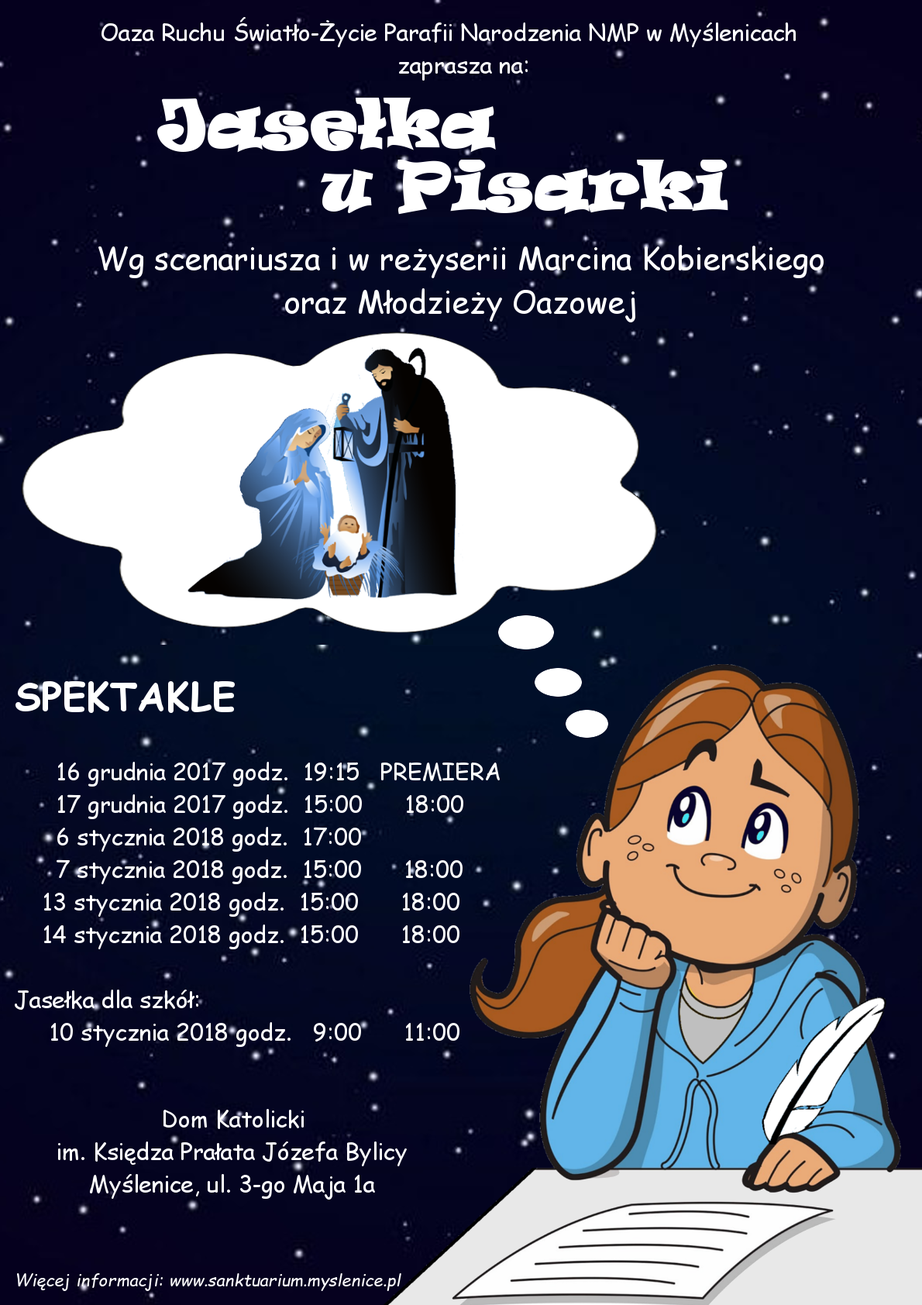
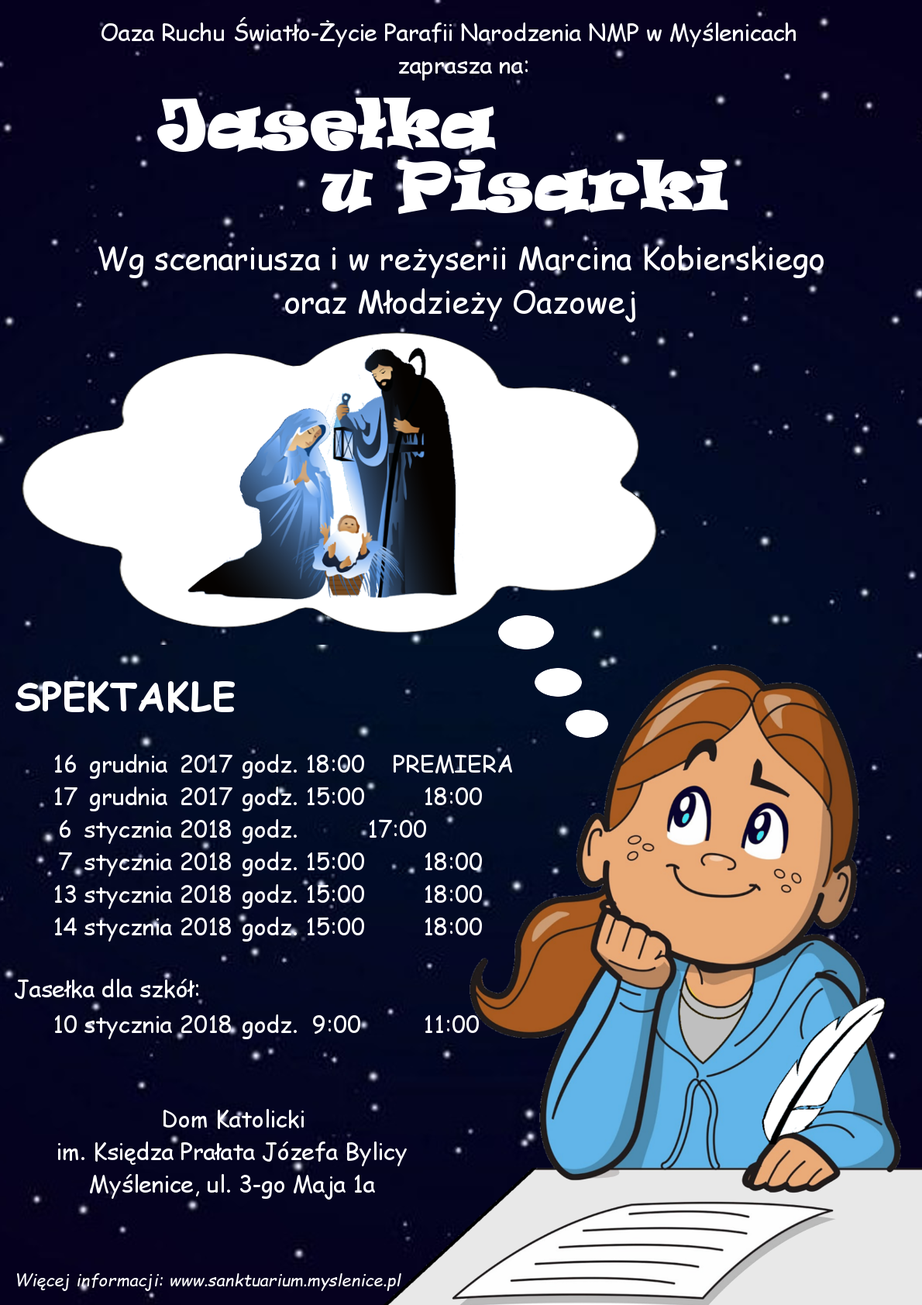
Comparing the layer stacks of the two (922, 1305) images. Changes:
added layer "16 ..." above "godz. 18:00 PREMIERA ..." over left=55, top=754, right=78, bottom=1033
added layer "godz. 18:00 PREMIERA ..." above "2017 ..." over left=242, top=753, right=513, bottom=1040
added layer "2017 ..." above "grudnia ..." over left=181, top=753, right=233, bottom=1033
added layer "grudnia ..." above "spektakle" over left=84, top=753, right=173, bottom=1040
painted on "spektakle" over left=14, top=761, right=500, bottom=1047
